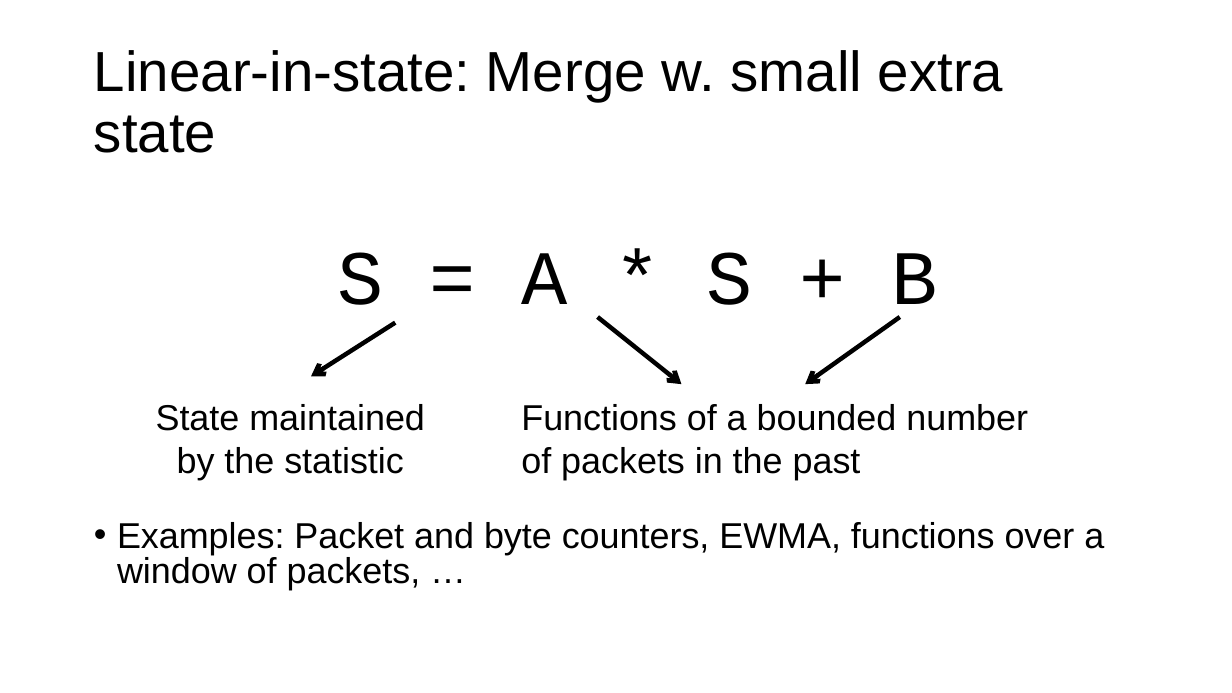
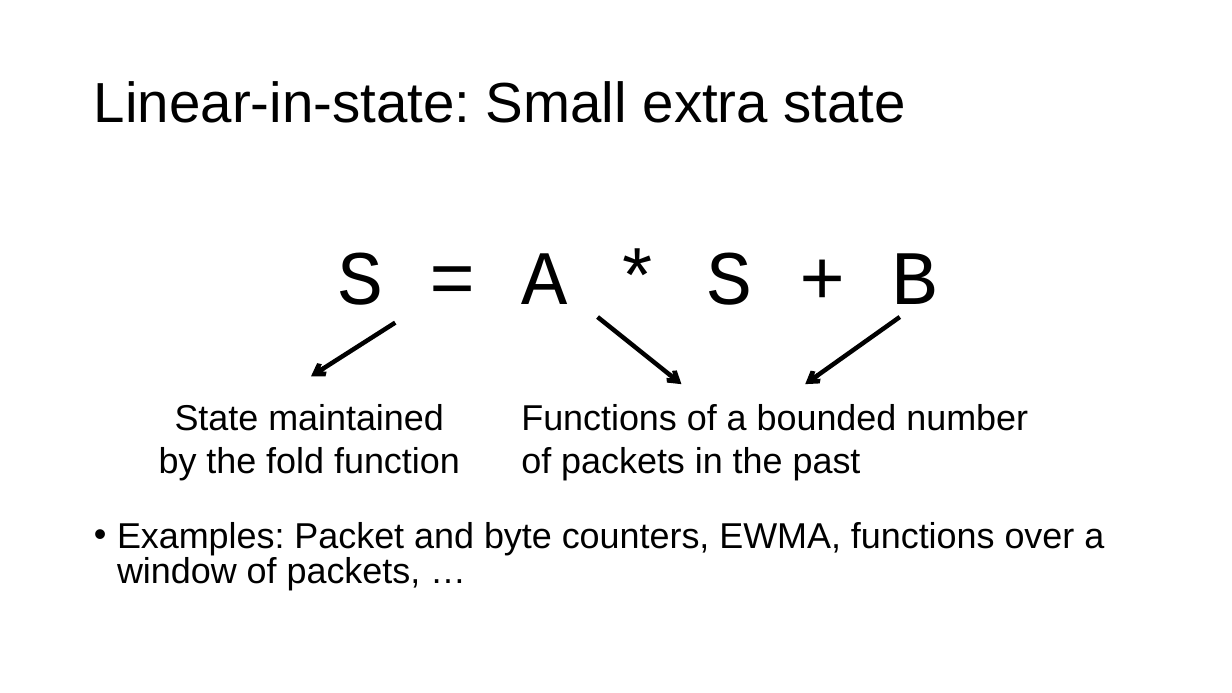
Before and after one commit to anirudhSK/pifo-domino-marple-ppts, a slide deck: slide 34 of marple_itx18.pptx (slide 35 before the commit). Drawn at 1232x693 pixels with LibreOffice and Linux fonts; fonts in the diff are those of the drawing. Boxes give left, top, right and bottom in pixels: in the first picture for what was removed or moved away, otherwise in the second. Text is boxed around its words. In the diff, an @@ line names an element or a change of style, - is before the commit and + after.

```diff
--- a/marple_itx18.pptx
+++ b/marple_itx18.pptx
@@ title at [94, 81, 906, 123]: text changed @@
-Linear-in-state: Merge w. small extra state
+Linear-in-state: Small extra state
@@ text at [159, 404, 460, 480]: text changed @@
-State maintained by the statistic
+State maintained by the fold function
```
Also in this commit, not shown: 6 other slides changed, 1 slide removed.
